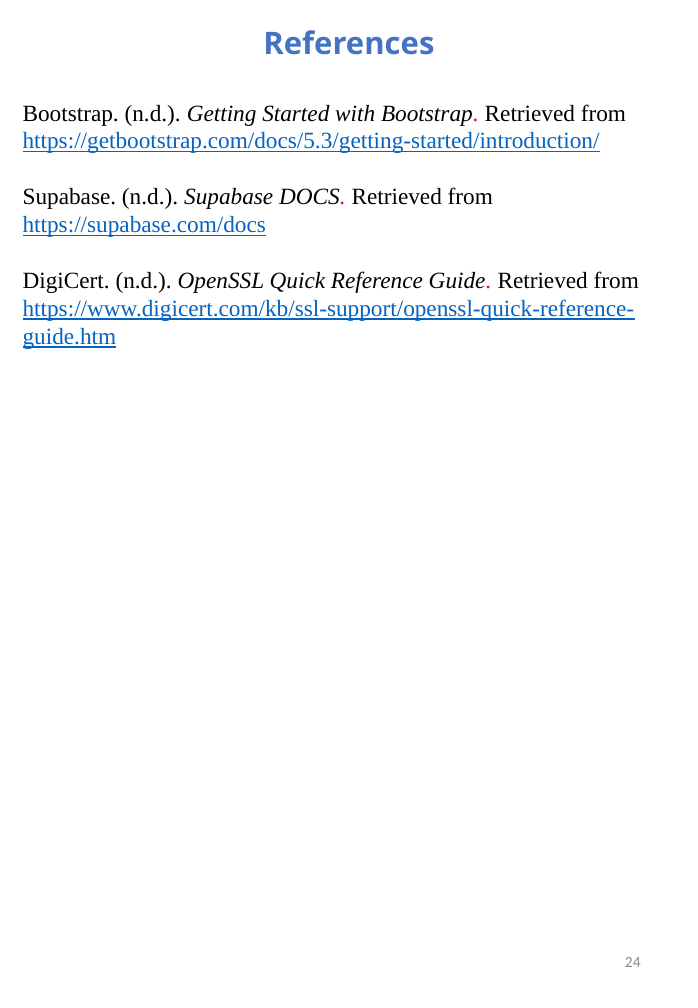
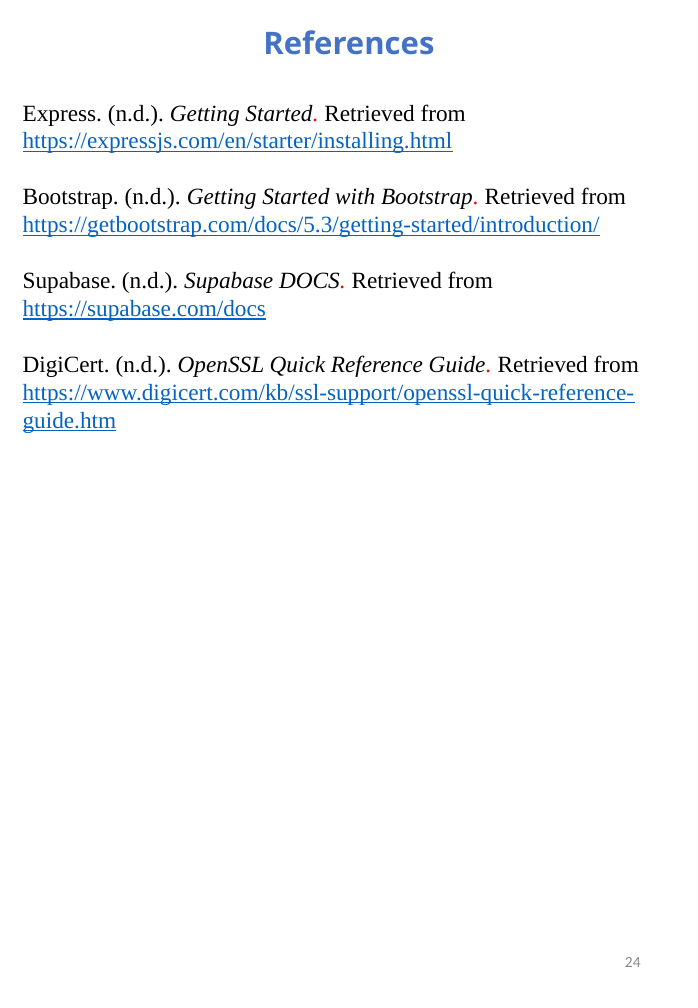
Before and after one commit to Agentgilspy/Food-Ordering-Website, a slide deck: slide 26 of ICT-171 Documentation.pptx. Drawn at 698x1008 pixels with LibreOffice and Linux fonts; fonts in the diff are those of the drawing. Boxes give left, top, right and bottom in pixels: in the first picture for what was removed or moved away, otherwise in the second. Text is boxed around its words. In the diff, an @@ line names an element or a change of style, - is before the commit and + after.

```diff
--- a/ICT-171 Documentation.pptx
+++ b/ICT-171 Documentation.pptx
@@ text at [23,104,466,153]: paragraph added @@
+Express. (n.d.). Getting Started. Retrieved from https://expressjs.com/en/starter/installing.html
```
Also in this commit, not shown: 10 other slides changed.
